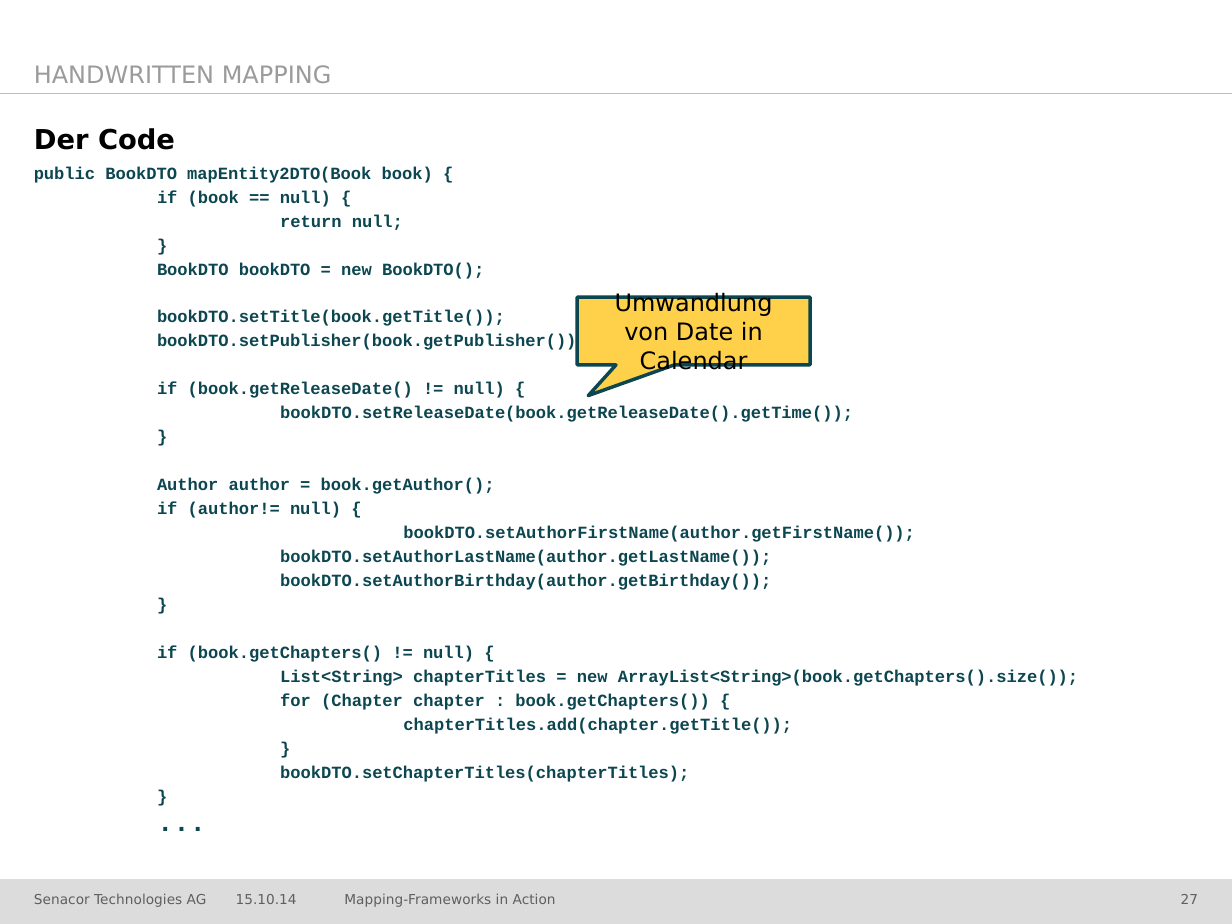
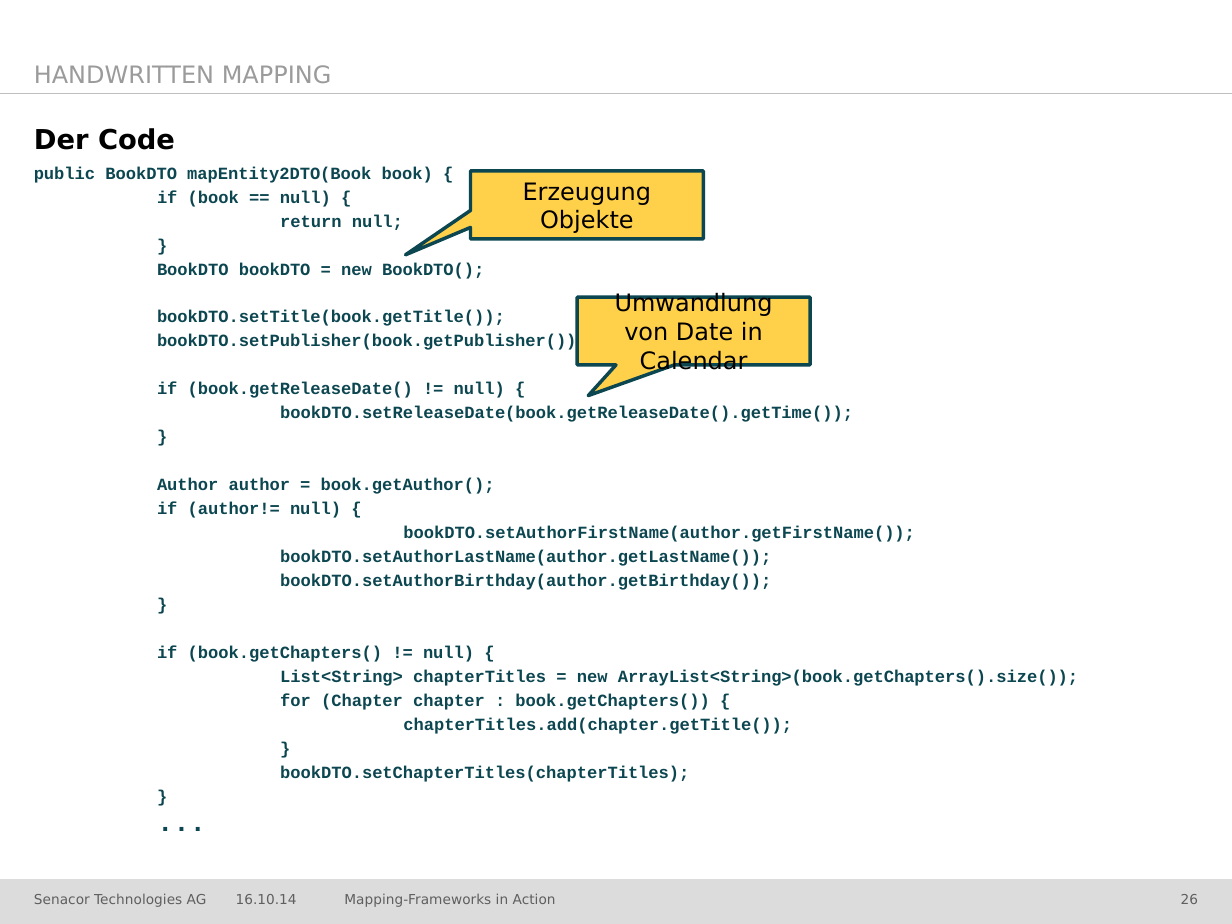
Before and after one commit to jschwalb/Mappings, a slide deck: slide 26 of presentation.pptx (slide 27 before the commit). Drawn at 1232x924 pixels with LibreOffice and Linux fonts; fonts in the diff are those of the drawing; background and template pictures are left out. Boxes give left, top, right and bottom in pixels: in the first picture for what was removed or moved away, otherwise in the second. Text is boxed around its words. In the diff, an @@ line names an element or a change of style, - is before the commit and + after.

```diff
--- a/presentation.pptx
+++ b/presentation.pptx
@@ speech box added at (471, 171, 703, 239), fill #FFD049, outline #0C4650 2 pt, 14 pt, text #000000 @@
+Erzeugung Objekte
@@ text at (236, 894, 297, 904): text changed @@
-15.10.14
+16.10.14
@@ page number at (1181, 894, 1198, 904): text changed @@
-27
+26
```
Also in this commit, not shown: 51 other slides changed, 1 slide added.
